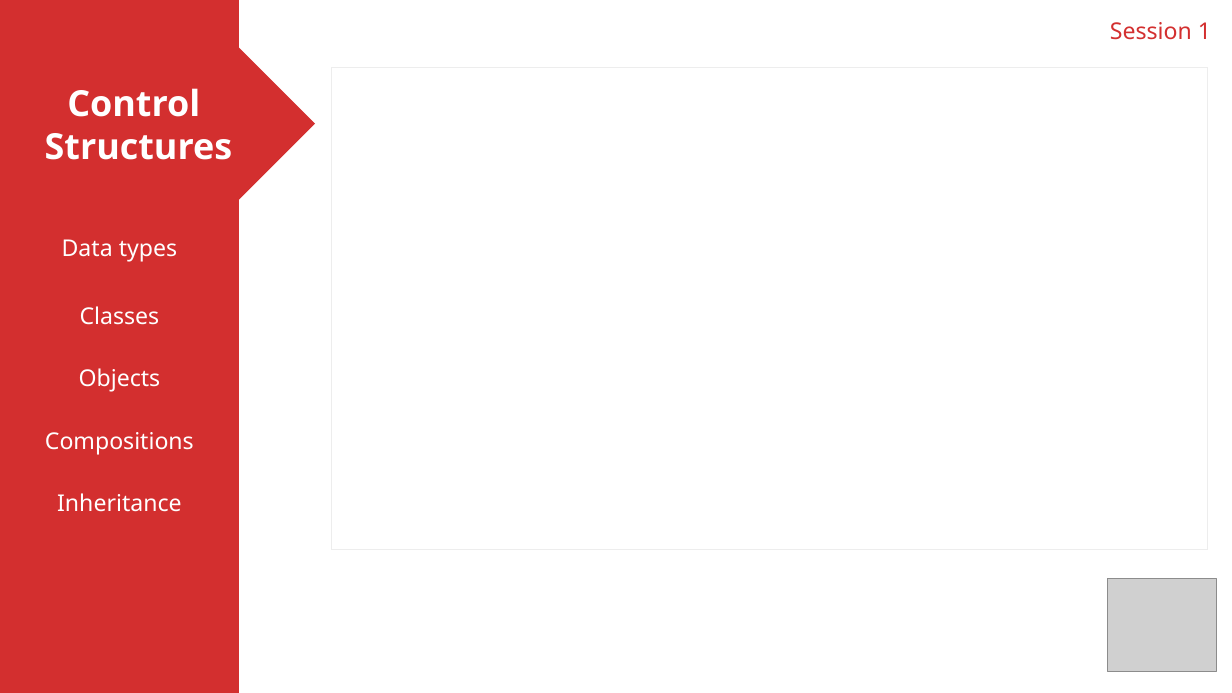
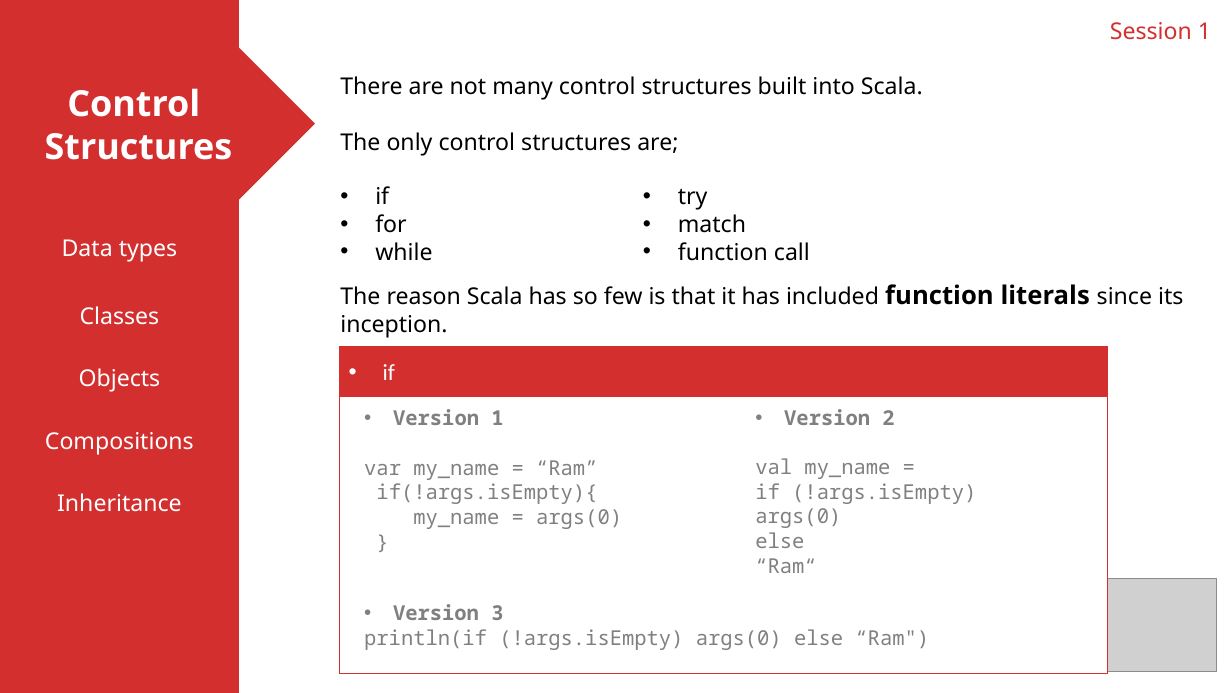
Before and after one commit to ShubhamWanne-zz/Scala-Read-Guide, a slide deck: slide 8 of Presentation1.pptx (slide 10 before the commit). Drawn at 1232x693 pixels with LibreOffice and Linux fonts; fonts in the diff are those of the drawing; grey boxes stand for pictures. Boxes give left, top, right and bottom in pixels: in the first picture for what was removed or moved away, otherwise in the second. Text is boxed around its words. In the diff, an @@ line names an element or a change of style, - is before the commit and + after.

```diff
--- a/Presentation1.pptx
+++ b/Presentation1.pptx
@@ rectangle removed at (332, 67, 1209, 549) @@
@@ text added at (340, 76, 923, 156), 18 pt, text #000000 @@
+There are not many control structures built into Scala.
+The only control structures are;
@@ text added at (375, 186, 432, 261), 18 pt, text #000000 @@
+• if
+• for
+• while
@@ text added at (678, 188, 810, 261), 18 pt, text #000000 @@
+• try
+• match
+• function call
@@ text added at (340, 284, 1183, 338), 18 pt, text #000000 @@
+The reason Scala has so few is that it has included function literals since its inception.
@@ rectangle added at (339, 348, 1107, 674), fill #FFFFFF, outline #D32F2F 1 pt @@
@@ rectangle added at (339, 347, 1107, 396), fill #D32F2F, outline #D32F2F 1 pt, 18 pt, text #FFFFFF @@
+• if
@@ text added at (364, 409, 622, 529), 16 pt, text #808080 @@
+• Version 1
+var my_name = “Ram”
+if(!args.isEmpty){
+my_name = args(0)
+}
@@ text added at (755, 409, 976, 573), 16 pt, text #808080 @@
+• Version 2
+val my_name =
+if (!args.isEmpty)
+args(0)
+else
+“Ram“
@@ text added at (364, 604, 929, 650), 16 pt, text #808080 @@
+• Version 3
+println(if (!args.isEmpty) args(0) else “Ram")
```
Also in this commit, not shown: 7 other slides changed, 2 slides added, 2 slides removed.
